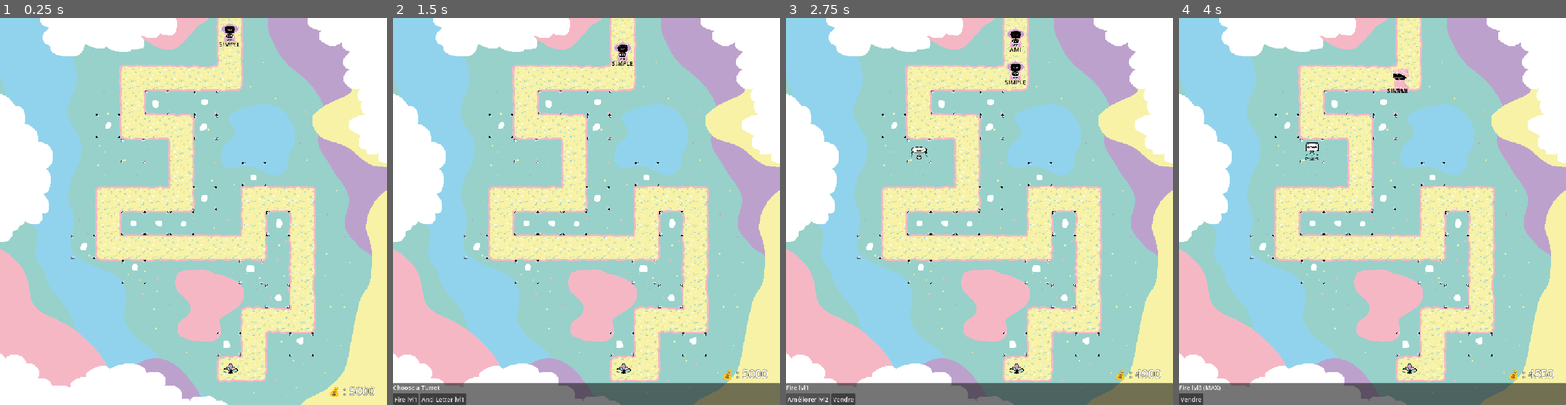
Above: before the commit, frames 1-4 (left to right).
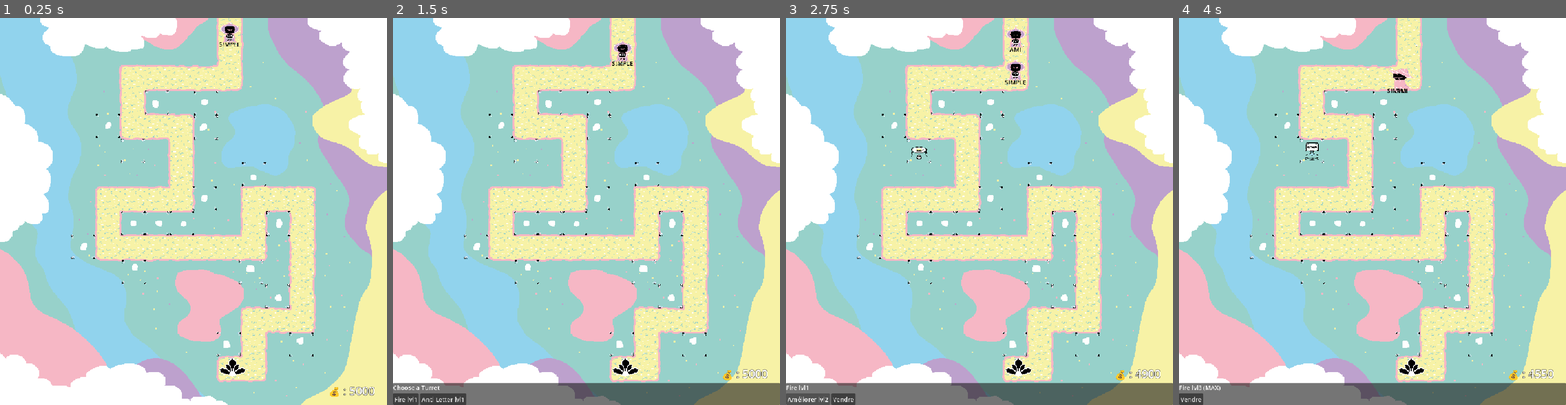
Above: after the commit, the same moments.

Repository: Nerolans/typense
Game: Godot game, scene res://Levels/LevelTest.tscn
The game is run twice, just before and just after one commit, with the same random seed, the same clock (stepped at 60 frames per second) and the same inputs.
Inputs (mouse positions are in pixels of both pictures, inside the frame that each line leads up to):
- Up to frame 1 (0.25 s): no input
- Up to frame 2 (1.5 s): move the mouse to (621, 48) at 0.52 s; click (621, 48) at 0.67 s; move the mouse to (524, 149) at 1.27 s; click (524, 149) at 1.42 s
- Up to frame 3 (2.75 s): click "Fire lvl1" at 2 s
- Up to frame 4 (4 s): click "Améliorer lvl2" at 2.75 s; click "Améliorer lvl3" at 3.5 s

The runs differ from the first frame. In frame 1, 0.2% of the frame differs, in the area x 56-64%, y 87-93%; in frame 2, 0.2%; in frame 3, 0.2%; in frame 4, 0.2%.

Commit message:
Update LevelTest.tscn

Diff:
--- a/Levels/LevelTest.tscn
+++ b/Levels/LevelTest.tscn
@@ -7,6 +7,7 @@
 [ext_resource type="Script" uid="uid://wvspadqttau4" path="res://area_2d.gd" id="4_p2k11"]
 [ext_resource type="Texture2D" uid="uid://fc4w8y8voijj" path="res://spriteSheet78.png" id="6_flbus"]
 [ext_resource type="PackedScene" uid="uid://ddal1c1w7x4f2" path="res://Levels/turret.tscn" id="6_sbrn2"]
+[ext_resource type="PackedScene" uid="uid://bnq8bk3qbs4my" path="res://core.tscn" id="8_d2xh1"]
 
 [sub_resource type="Curve2D" id="Curve2D_sbrn2"]
 _data = {
@@ -841,3 +842,9 @@
 theme_override_constants/outline_size = 3
 theme_override_constants/shadow_outline_size = 1
 theme_override_font_sizes/font_size = 30
+
+[node name="Core" parent="." unique_id=1307836770 instance=ExtResource("8_d2xh1")]
+position = Vector2(615, 923)
+scale = Vector2(1.765625, 1.765625)
+animation = &"0"
+script = null
